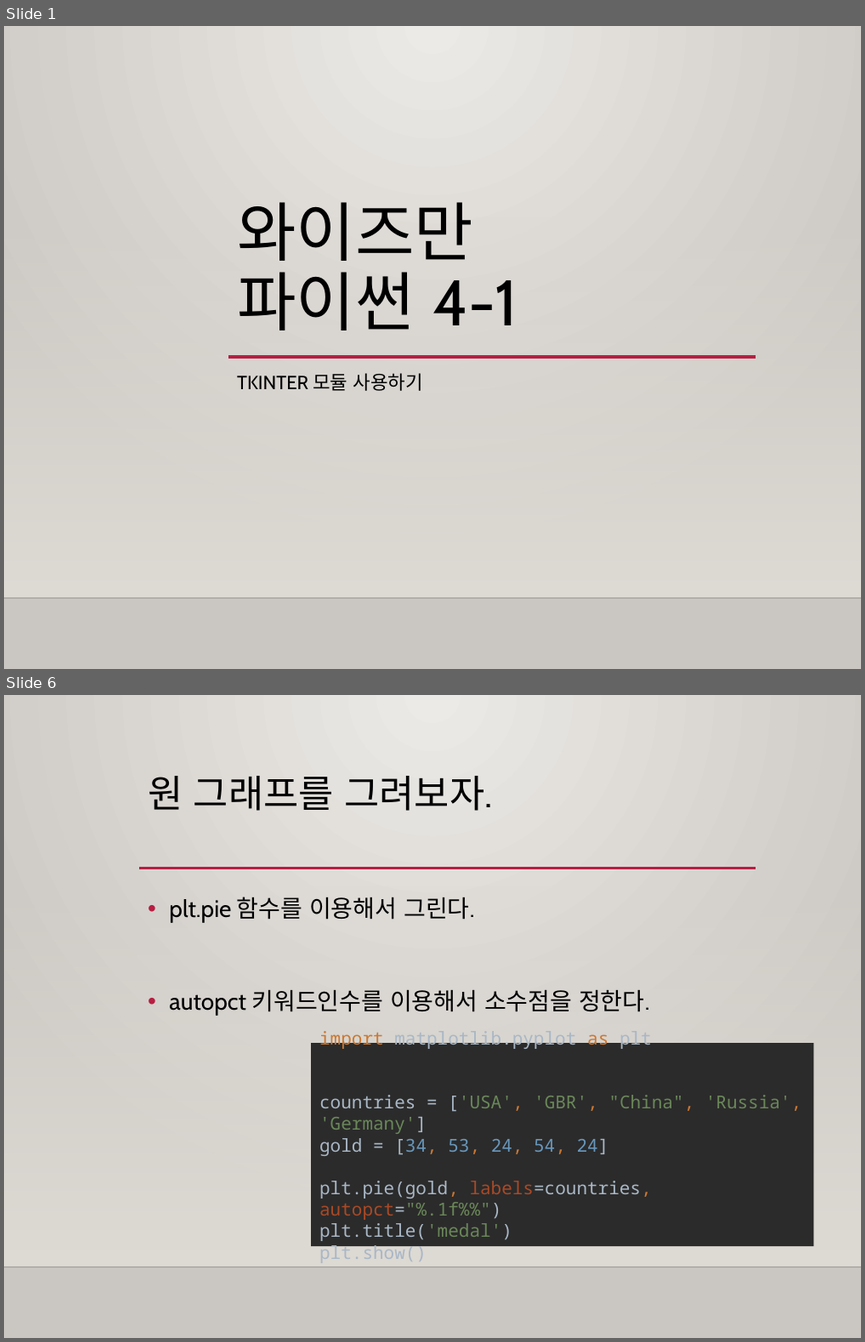
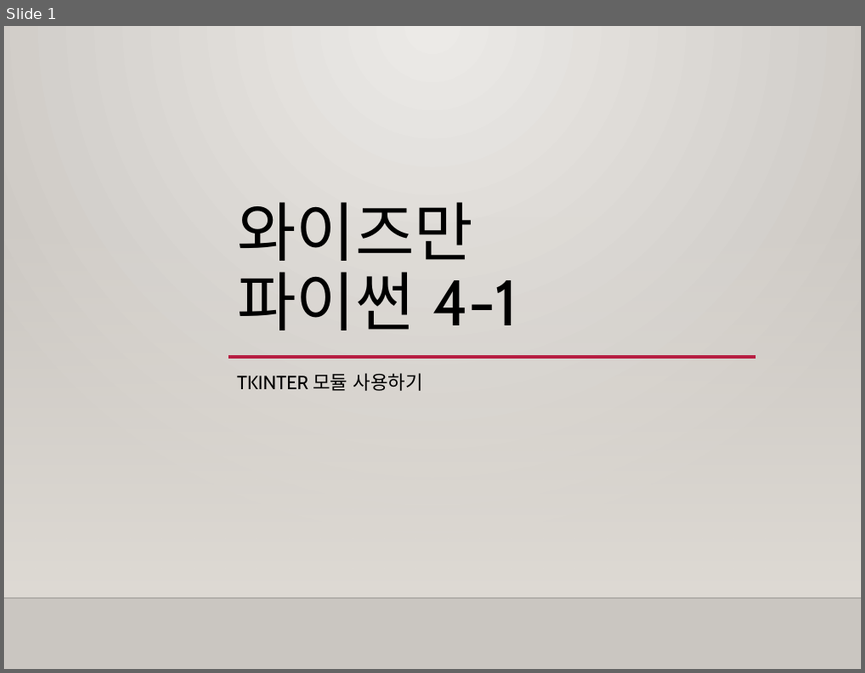
Before and after one commit to freshmea/weizman_python_class, a slide deck: textbook/파이썬4-1교시.pptx. Shown one above the other, each under a label of ours: slides 1 and 6 before the commit, slide 1 after it; the slides between them are not shown. The pictures are 865x1342 and 865x673 pixels, drawn with LibreOffice and Linux fonts; fonts in the diff are those of the drawing; background and template pictures are left out. Boxes give left, top, right and bottom in pixels: in the first picture for what was removed or moved away, otherwise in the second. Text is boxed around its words. In the diff, an @@ line names an element or a change of style, - is before the commit and + after.

```diff
--- a/textbook/파이썬4-1교시.pptx
+++ b/textbook/파이썬4-1교시.pptx
@@ slide 6 removed at box(4, 695, 861, 1338), background gradient #ECEAE7 to #CAC7C1; not listed: 2 template elements that a slide beside it also shows @@
@@ title removed at box(148, 776, 492, 811) @@
-원 그래프를 그려보자.
@@ line removed from (139, 868) to (755, 868) @@
@@ text removed at box(169, 896, 649, 1015) @@
-• plt.pie 함수를 이용해서 그린다.
-• autopct 키워드인수를 이용해서 소수점을 정한다.
@@ rectangle removed at box(311, 1043, 814, 1246) @@
-import matplotlib.pyplot as plt
-countries = ['USA', 'GBR', "China", 'Russia', 'Germany']
-gold = [34, 53, 24, 54, 24]
-plt.pie(gold, labels=countries, autopct="%.1f%%")
-plt.title('medal')
-plt.show()
```
Also in this commit, not shown: 2 slides changed, 8 slides added, 6 other slides removed, 3 other files.
